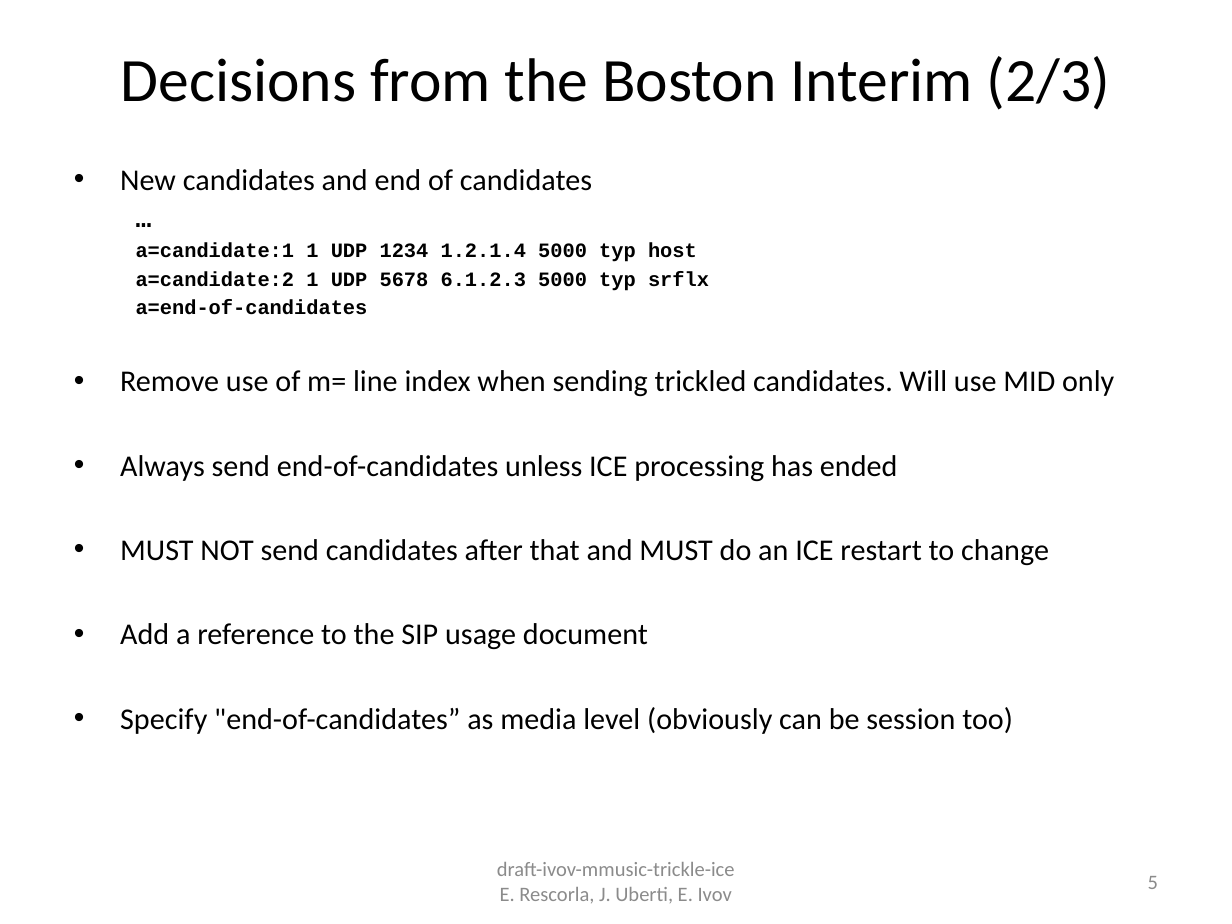
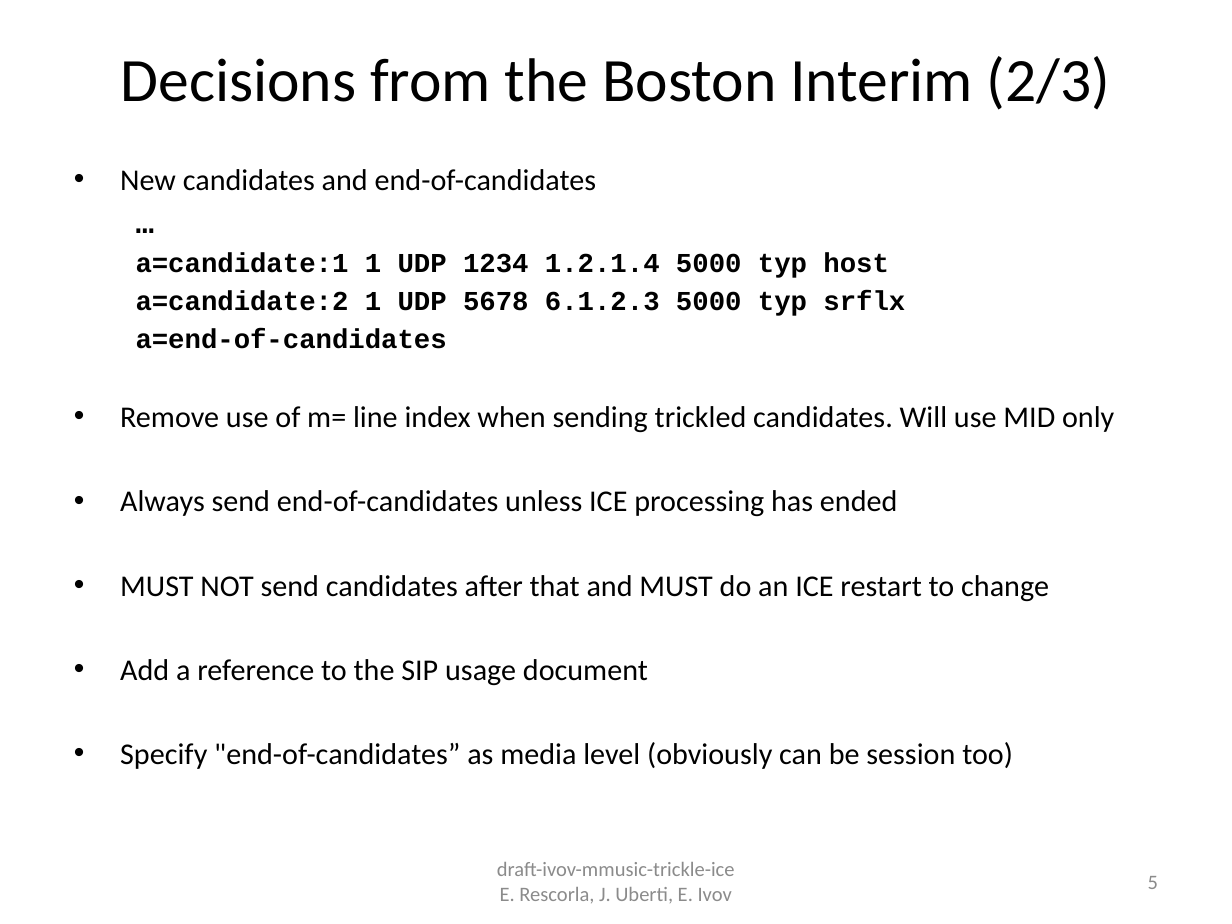
Before and after one commit to emcho/trickle-ice, a slide deck: slide 5 of slides/trickle-ice-iet86-orlando.pptx. Drawn at 1232x924 pixels with LibreOffice and Linux fonts; fonts in the diff are those of the drawing. Boxes give left, top, right and bottom in pixels: in the first picture for what was removed or moved away, otherwise in the second. Text is boxed around its words. In the diff, an @@ line names an element or a change of style, - is before the commit and + after.

```diff
--- a/slides/trickle-ice-iet86-orlando.pptx
+++ b/slides/trickle-ice-iet86-orlando.pptx
@@ text at (x1=120, y1=169, x2=597, y2=191): text changed @@
-• New candidates and end of candidates
+• New candidates and end-of-candidates
@@ text at (x1=136, y1=252, x2=905, y2=349): size 15.4 to 18 pt in "…"; size 11.9 to 16 pt in "a=candidate:1 1 UDP 1234 1.2.1.4 5000 typ ...", "a=candidate:2 1 UDP 5678 6.1.2.3 5000 typ ...", "a=end-of-candidates" @@
```
Also in this commit, not shown: 7 other slides changed, 2 other files.
